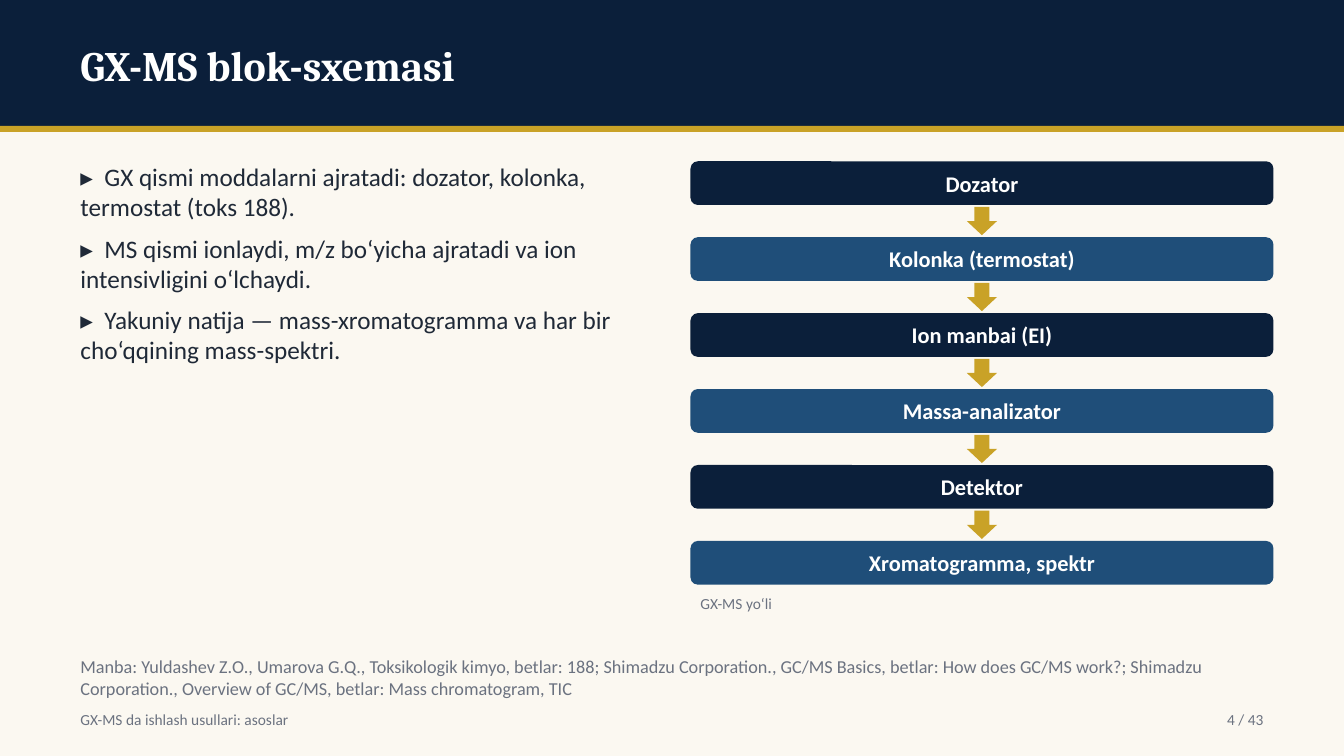
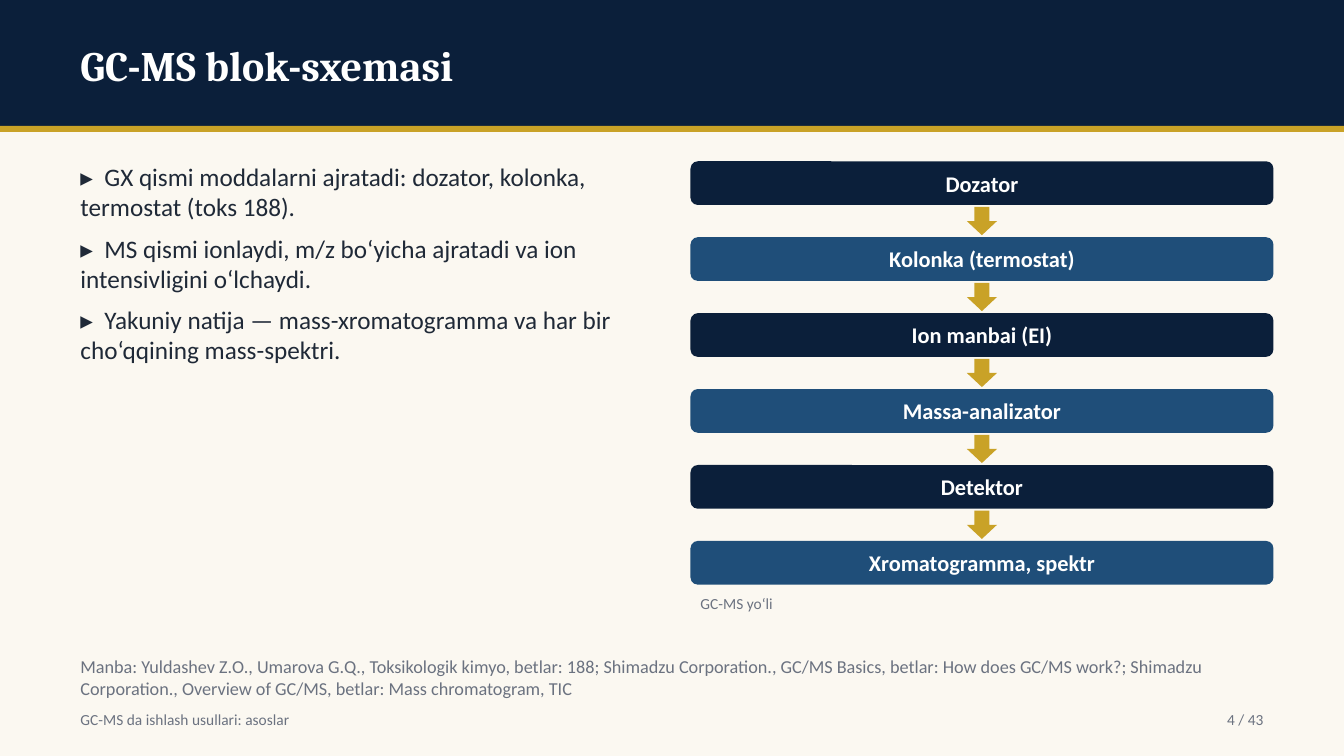
Before and after one commit to davlatsudekspert/forensic-expert, a slide deck: slide 4 of out/instr-03-gcms-asoslar.pptx. Drawn at 1344x756 pixels with LibreOffice and Linux fonts; fonts in the diff are those of the drawing. Boxes give left, top, right and bottom in pixels: in the first picture for what was removed or moved away, otherwise in the second. Text is boxed around its words. In the diff, an @@ line names an element or a change of style, - is before the commit and + after.

```diff
--- a/out/instr-03-gcms-asoslar.pptx
+++ b/out/instr-03-gcms-asoslar.pptx
@@ text at [80, 51, 453, 82]: text changed @@
-GX-MS blok-sxemasi
+GC-MS blok-sxemasi
@@ text at [700, 598, 773, 612]: text changed @@
-GX-MS yo‘li
+GC-MS yo‘li
@@ text at [80, 714, 289, 725]: text changed @@
-GX-MS da ishlash usullari: asoslar
+GC-MS da ishlash usullari: asoslar
```
Also in this commit, not shown: 42 other slides changed, 4 other files.
